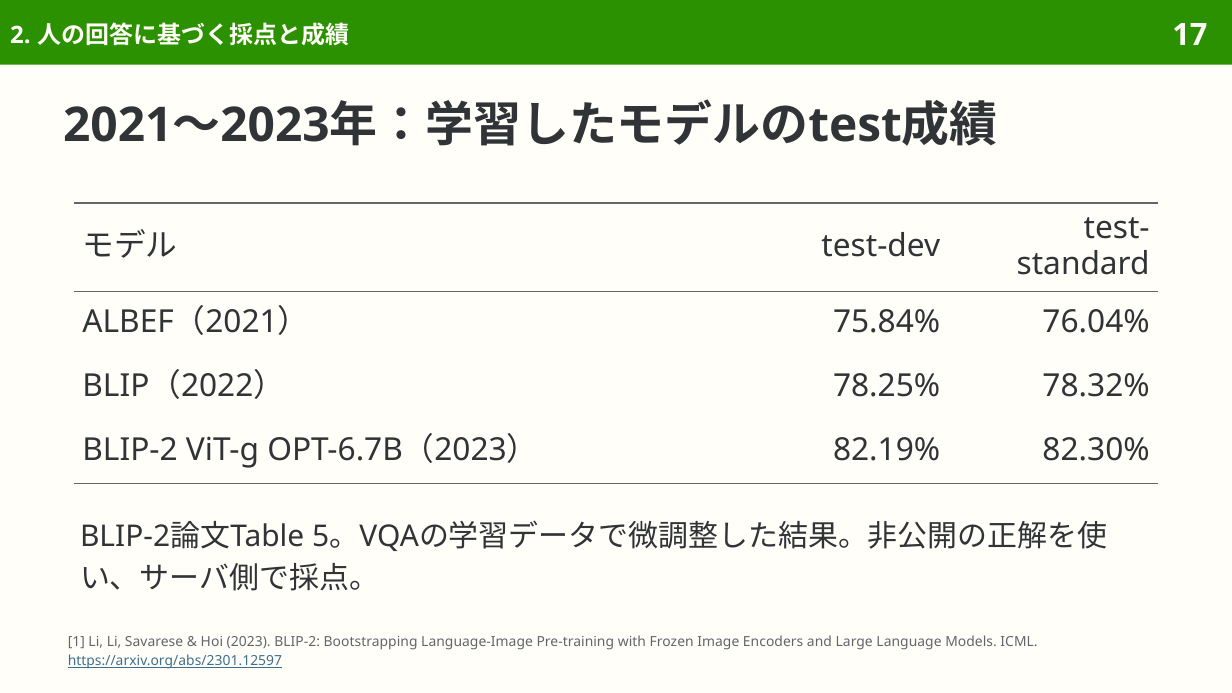
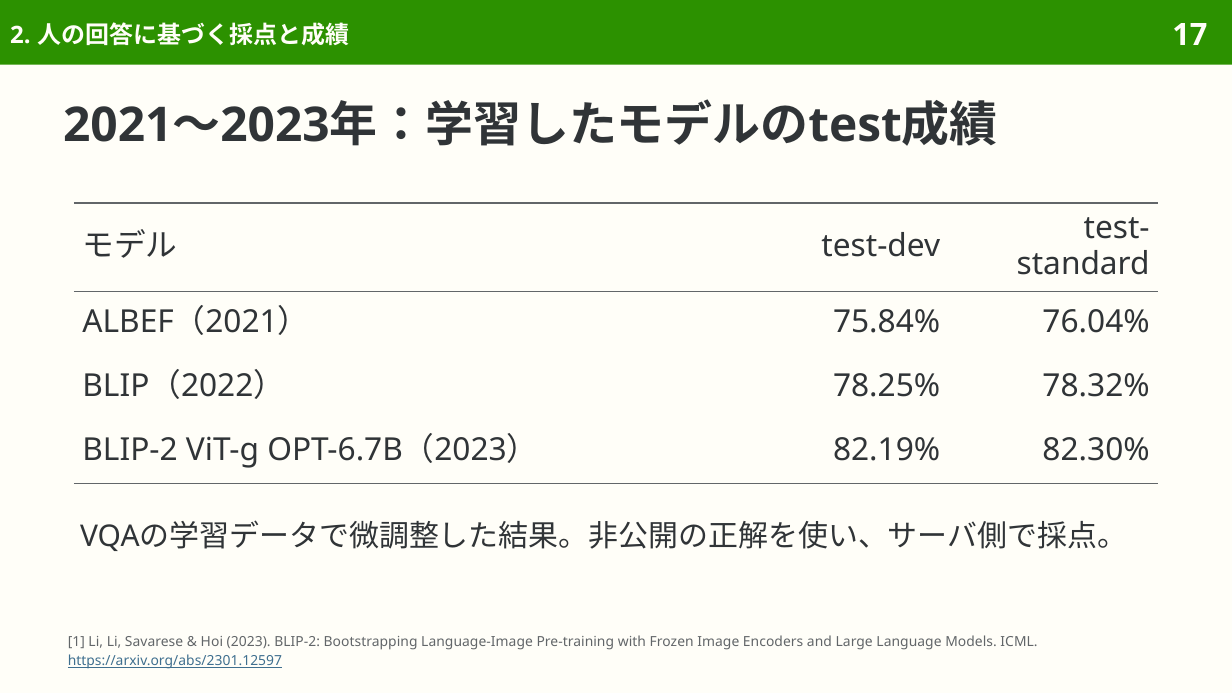
Before and after one commit to sasakiy84/datasets-in-10-minutes, a slide deck: slide 17 of slides/datasets-in-10-minutes-vqa-v2.pptx. Drawn at 1232x693 pixels with LibreOffice and Linux fonts; fonts in the diff are those of the drawing. Boxes give left, top, right and bottom in pixels: in the first picture for what was removed or moved away, otherwise in the second. Text is boxed around its words. In the diff, an @@ line names an element or a change of style, - is before the commit and + after.

```diff
--- a/slides/datasets-in-10-minutes-vqa-v2.pptx
+++ b/slides/datasets-in-10-minutes-vqa-v2.pptx
@@ text at box(80, 520, 1127, 551): text changed @@
-BLIP-2論文Table 5。VQAの学習データで微調整した結果。非公開の正解を使い、サーバ側で採点。
+VQAの学習データで微調整した結果。非公開の正解を使い、サーバ側で採点。
```
Also in this commit, not shown: 14 other slides changed, 8 other files.
